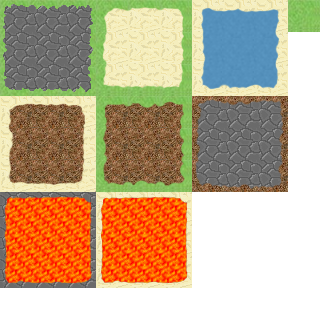
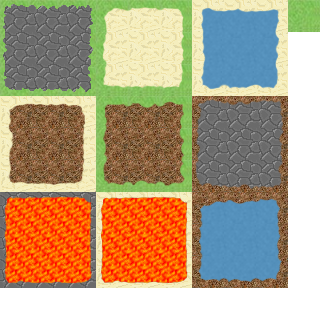
Before/after of a (320, 320) layered artwork. What changed in the layer stack:
added layer "Layer 8" above "Layer 7" over [192, 192, 288, 288]
